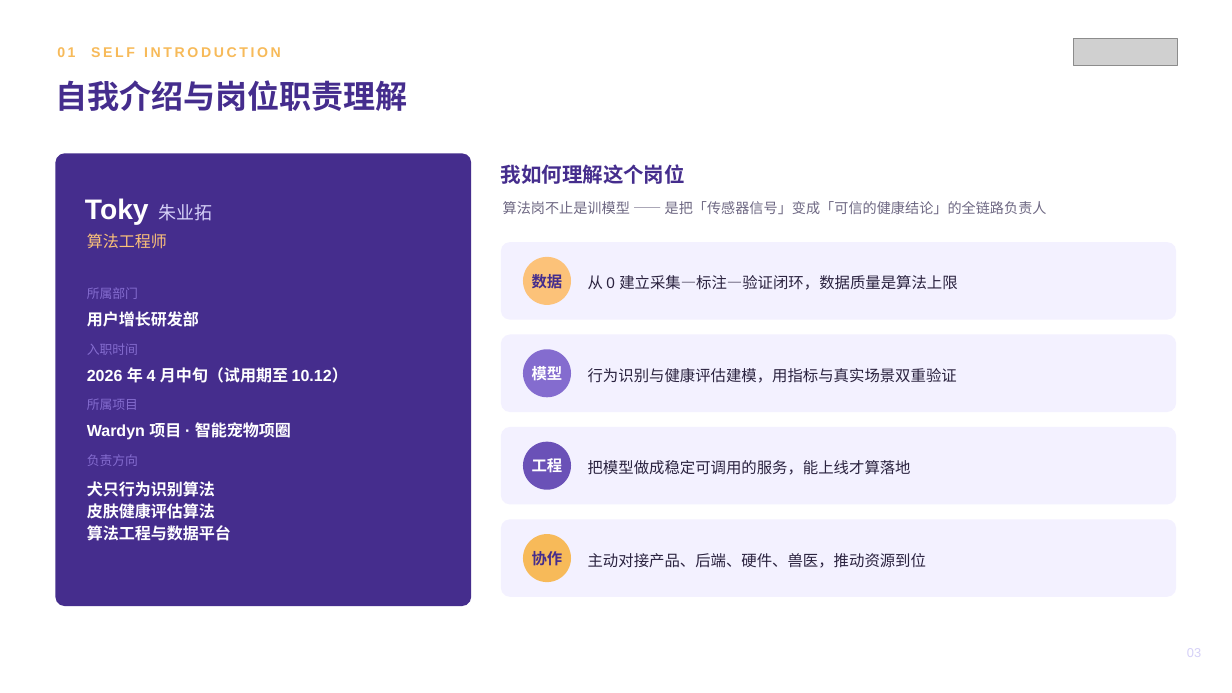
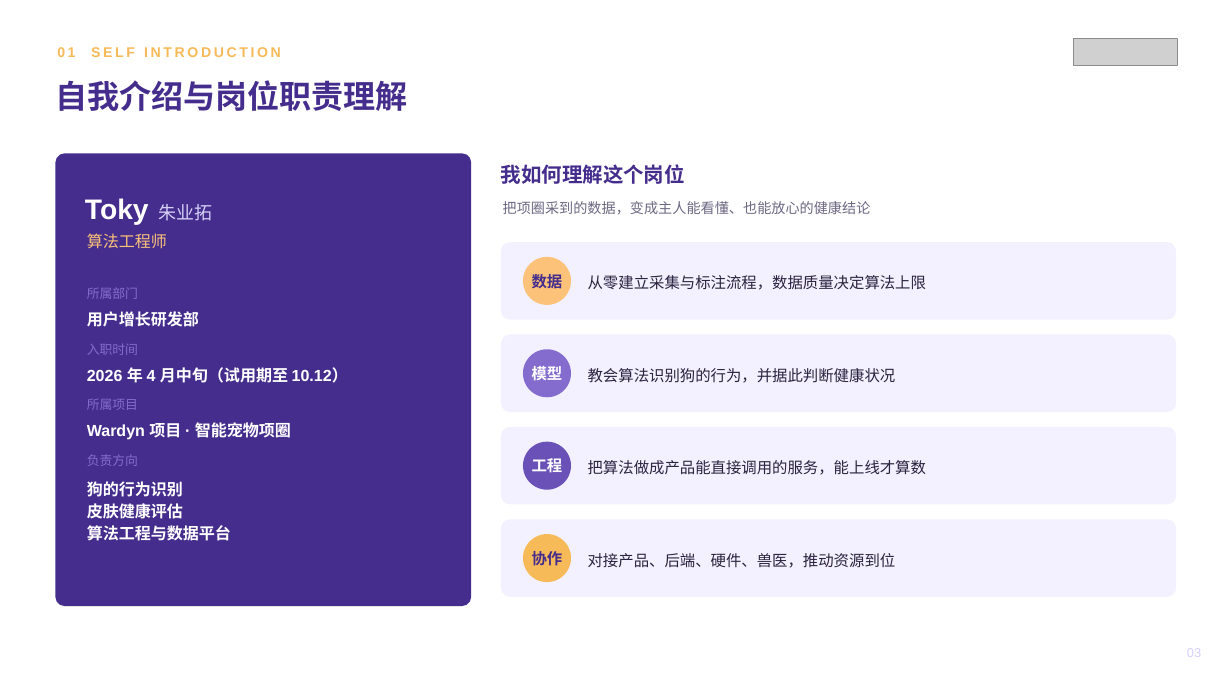
Before and after one commit to zhuyetuo/workplace_soft_skills, a slide deck: slide 3 of 转正述职/转正述职报告-Toky.pptx. Drawn at 1232x693 pixels with LibreOffice and Linux fonts; fonts in the diff are those of the drawing; grey boxes stand for pictures. Boxes give left, top, right and bottom in pixels: in the first picture for what was removed or moved away, otherwise in the second. Text is boxed around its words. In the diff, an @@ line names an element or a change of style, - is before the commit and + after.

```diff
--- a/转正述职/转正述职报告-Toky.pptx
+++ b/转正述职/转正述职报告-Toky.pptx
@@ text at (503,201,871,214): text changed @@
-算法岗不止是训模型 —— 是把「传感器信号」变成「可信的健康结论」的全链路负责人
+把项圈采到的数据，变成主人能看懂、也能放心的健康结论
@@ text at (588,275,926,290): text changed @@
-从 0 建立采集—标注—验证闭环，数据质量是算法上限
+从零建立采集与标注流程，数据质量决定算法上限
@@ text at (588,368,896,383): text changed @@
-行为识别与健康评估建模，用指标与真实场景双重验证
+教会算法识别狗的行为，并据此判断健康状况
@@ text at (588,460,926,475): text changed @@
-把模型做成稳定可调用的服务，能上线才算落地
+把算法做成产品能直接调用的服务，能上线才算数
@@ text at (87,481,183,519): text changed @@
-犬只行为识别算法
-皮肤健康评估算法
+狗的行为识别
+皮肤健康评估
@@ text at (588,553,896,568): text changed @@
-主动对接产品、后端、硬件、兽医，推动资源到位
+对接产品、后端、硬件、兽医，推动资源到位
```
Also in this commit, not shown: 12 other slides changed, 1 other file.
